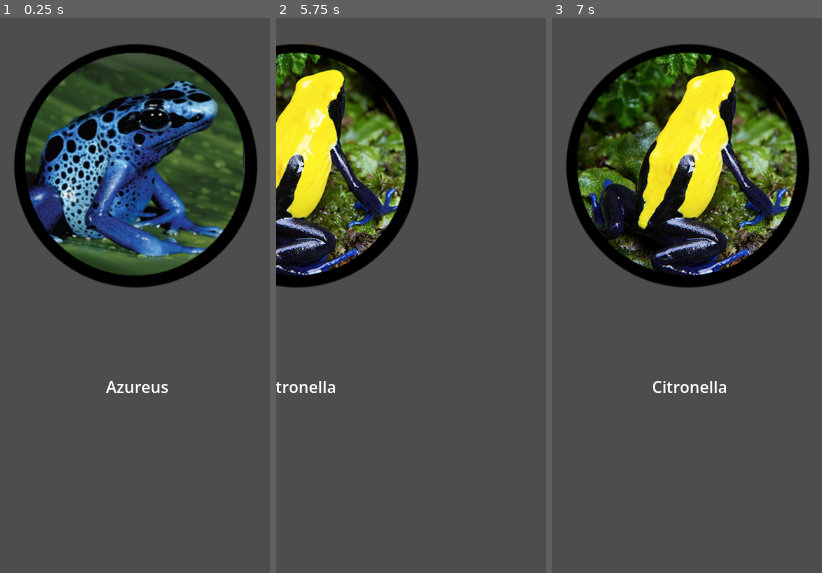
Above: before the commit, frames 1-3 (left to right).
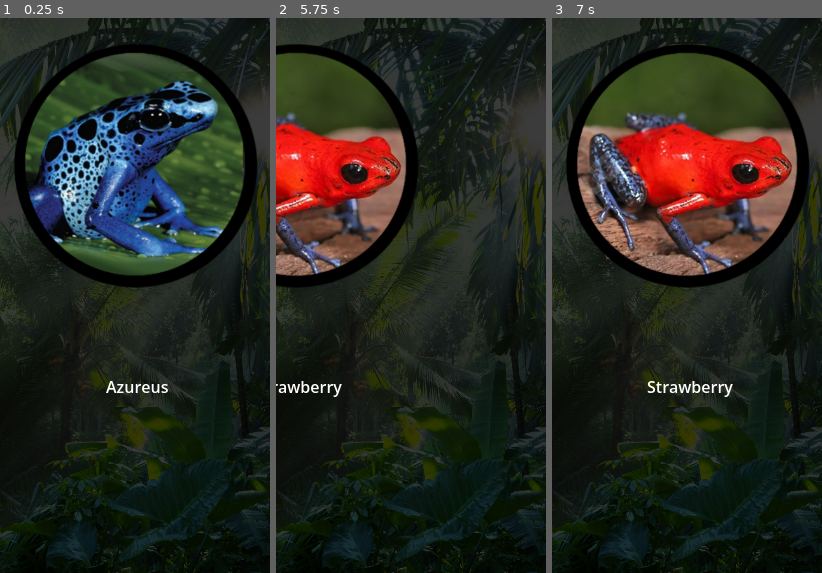
Above: after the commit, the same moments.

Repository: dbarkowsky/frog-demo
Game: Godot game, scene res://main.tscn
The game is run twice, just before and just after one commit, with the same random seed, the same clock (stepped at 60 frames per second) and the same inputs.
Inputs (mouse positions are in pixels of both pictures, inside the frame that each line leads up to):
- Up to frame 1 (0.25 s): no input
- Up to frame 2 (5.75 s): click (411, 173) at 0.5 s; click (411, 173) at 1.25 s; click (411, 173) at 2 s; tap Enter at 2.75, 4.25 s; move the mouse to (397, 406) at 2.77 s; click (397, 406) at 2.92 s; tap Space at 3.5, 5 s; drag from (492, 378) to (397, 406) at 3.52 s; move the mouse to (330, 212) at 4.27 s; click (330, 212) at 4.42 s; drag from (424, 295) to (330, 212) at 5.02 s
- Up to frame 3 (7 s): move the mouse to (646, 156) at 5.77 s; click (646, 156) at 5.92 s; tap Enter at 6.5 s; drag from (746, 267) to (646, 156) at 6.52 s

The runs differ from the first frame. In frame 1, 67% of the frame differs, in the area x 0-100%, y 0-100%; in frame 2, 94%; in frame 3, 92%.

Commit message:
missing assets added, index bug fix

Diff:
--- a/data/frog_data.json
+++ b/data/frog_data.json
@@ -10,5 +10,65 @@
 		"latin": "Dendrobates tinctorius",
 		"img": "res://img/citronella.png",
 		"audio": "res://sounds/citronella.mp3"
-	}
+	},
+	{
+		"name": "Oyapock",
+		"latin": "Dendrobates tinctorius",
+		"img": "res://img/oyapock.png",
+		"audio": "res://sounds/oyapock.mp3"
+	},
+	{
+		"name": "Powder Blue",
+		"latin": "Dendrobates tinctorius",
+		"img": "res://img/powder_blue.png",
+		"audio": "res://sounds/powder_blue.mp3"
+	},
+	{
+		"name": "Cobalt",
+		"latin": "Dendrobates tinctorius",
+		"img": "res://img/cobalt.png",
+		"audio": "res://sounds/cobalt.mp3"
+	},
+	{
+		"name": "Blue and Bronze (Super Blue)",
+		"latin": "Dendrobates auratus",
+		"img": "res://img/blue_and_bronze.png",
+		"audio": "res://sounds/blue_and_bronze.mp3"
+	},
+	{
+		"name": "Costa Rican Green",
+		"latin": "Dendrobates auratus",
+		"img": "res://img/costarican_green.png",
+		"audio": "res://sounds/costarican_green.mp3"
+	},
+	{
+		"name": "Yellow Banded",
+		"latin": "Dendrobates leucomelas",
+		"img": "res://img/yellow_banded.png",
+		"audio": "res://sounds/yellow_banded.mp3"
+	},
+	{
+		"name": "Golden",
+		"latin": "Phyllobates terribilis",
+		"img": "res://img/golden.png",
+		"audio": "res://sounds/golden.mp3"
+	},
+	{
+		"name": "Mint Green",
+		"latin": "Phyllobates terribilis",
+		"img": "res://img/mint_green.png",
+		"audio": "res://sounds/mint_green.mp3"
+	},
+	{
+		"name": "Santa Isabella",
+		"latin": "Epipedobates anthonyi",
+		"img": "res://img/santa_isabella.png",
+		"audio": "res://sounds/santa_isabella.mp3"
+	},
+	{
+		"name": "Strawberry",
+		"latin": "Oophaga pumilio",
+		"img": "res://img/strawberry.png",
+		"audio": "res://sounds/strawberry.mp3"
+	},
 ]
--- a/main.tscn
+++ b/main.tscn
@@ -1,6 +1,7 @@
 [gd_scene format=3 uid="uid://dkgvkqjko5em7"]
 
 [ext_resource type="Script" uid="uid://do7qhww2kuvba" path="res://scripts/main.gd" id="1_ig7tw"]
+[ext_resource type="Texture2D" uid="uid://b7rfr1u3ljivl" path="res://img/jungle.jpg" id="2_0xm2m"]
 
 [node name="MainScreen" type="Control" unique_id=1442086158]
 custom_minimum_size = Vector2(270, 555)
@@ -9,3 +10,9 @@
 size_flags_horizontal = 0
 size_flags_vertical = 3
 script = ExtResource("1_ig7tw")
+
+[node name="Jungle" type="Sprite2D" parent="." unique_id=155131509]
+modulate = Color(0.23, 0.23, 0.23, 1)
+position = Vector2(169.25006, 283.87482)
+scale = Vector2(0.32773432, 0.32773432)
+texture = ExtResource("2_0xm2m")
--- a/scripts/main.gd
+++ b/scripts/main.gd
@@ -59,7 +59,9 @@
 							# Populate right frog
 							if centreFrogIndex < 0:
 								centreFrogIndex = frog_list.size() - 1
-							var next_frog_index = centreFrogIndex
+							var next_frog_index = centreFrogIndex - 1
+							if next_frog_index < 0:
+								next_frog_index = frog_list.size() - 1
 							var frog_data = frog_list[next_frog_index]
 							var new_frog = FROG_TEMPLATE.instantiate()
 							new_frog.global_position = positionArray[0]
Binary file added: img/oyapock.png
Not shown, added: img/oyapock.png.import
Renamed: img/strawberrry.png -> img/strawberry.png
Not shown, changed: img/strawberry.png.import
